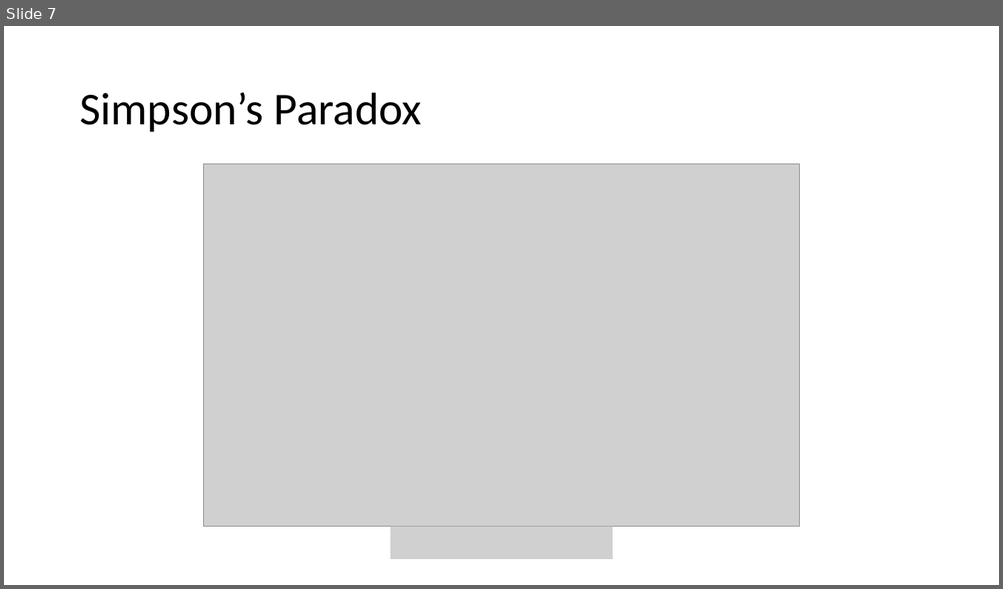
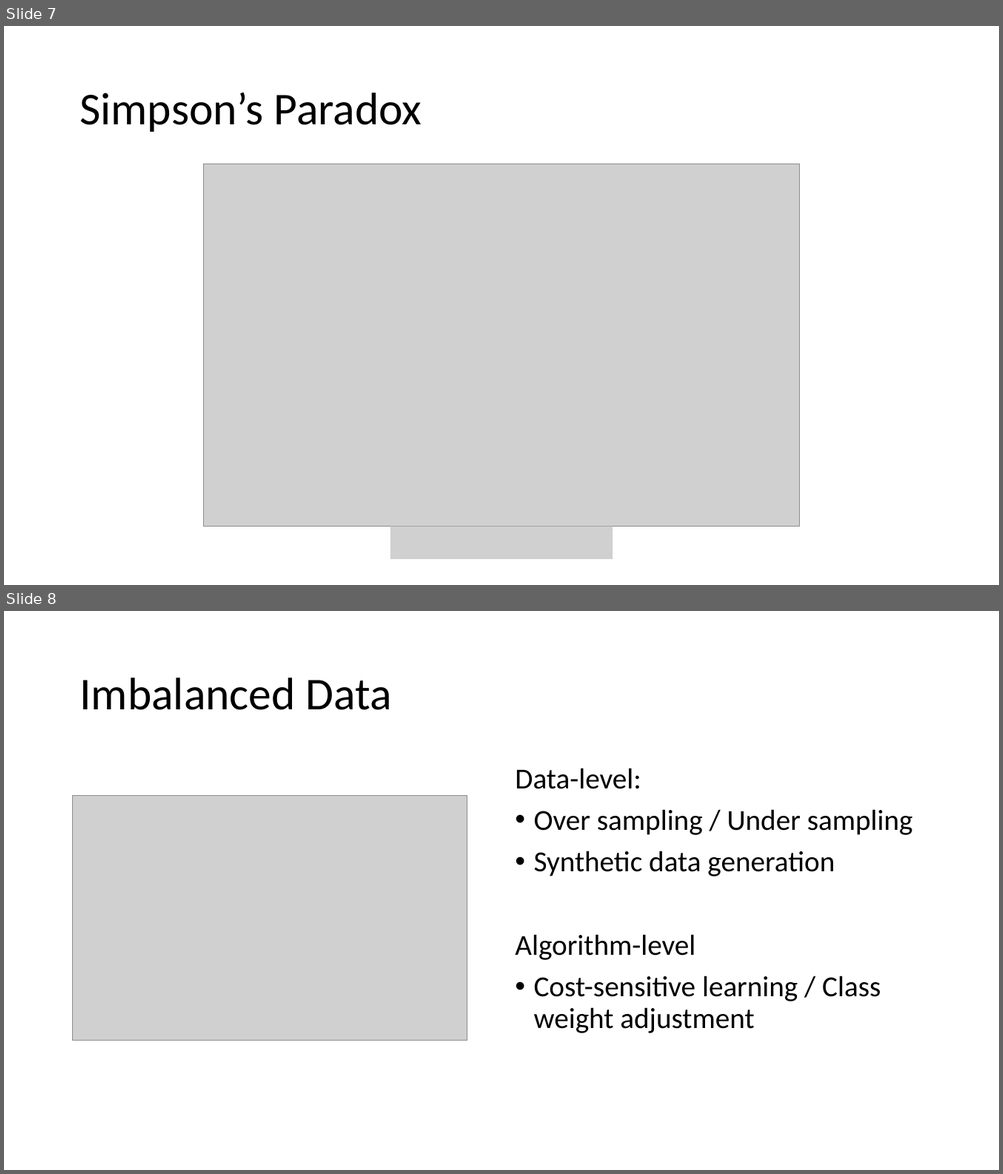
Before and after one commit to MICS-Lab/DeepLearningCourse, a slide deck: Slides_6.pptx. Shown one above the other, each under a label of ours: slide 7 before the commit, slides 7 and 8 after it. The pictures are 1003x589 and 1003x1174 pixels, drawn with LibreOffice and Linux fonts; fonts in the diff are those of the drawing; grey boxes stand for pictures. Boxes give left, top, right and bottom in pixels: in the first picture for what was removed or moved away, otherwise in the second. Text is boxed around its words. In the diff, an @@ line names an element or a change of style, - is before the commit and + after.

Commit message:
imbalanced data

```diff
--- a/Slides_6.pptx
+++ b/Slides_6.pptx
@@ slide 8 added at bbox=[4, 611, 999, 1170], background #FFFFFF @@
@@ title added at bbox=[79, 678, 392, 710], 44 pt, text #000000 @@
+Imbalanced Data
@@ text added at bbox=[515, 768, 913, 1034], 28 pt, text #000000 @@
+Data-level:
+• Over sampling / Under sampling
+• Synthetic data generation
+Algorithm-level
+• Cost-sensitive learning / Class weight adjustment
@@ picture added at bbox=[73, 796, 467, 1041] @@
```
